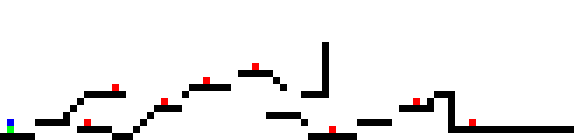
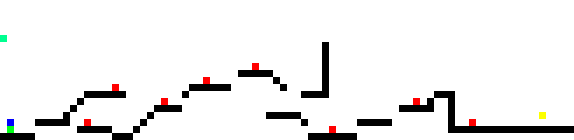
Layered file, before and after one edit (574 × 140). Changes by layer:
painted on "Layer 1" over [0, 35, 546, 119]
